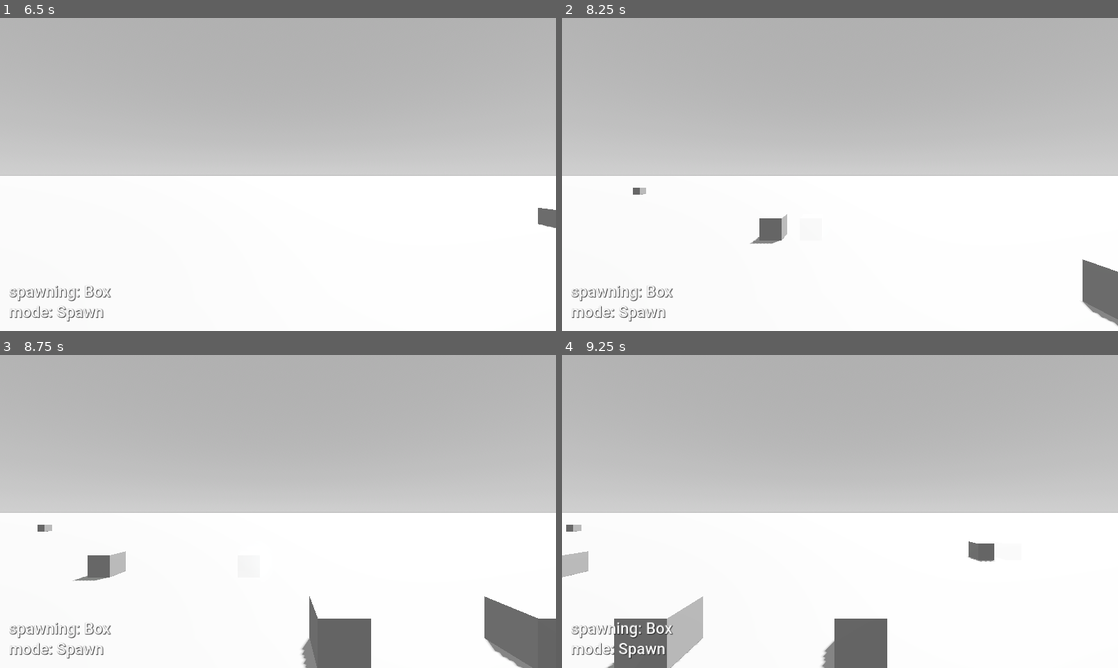
Above: before the commit, frames 1-4 (two rows, left to right).
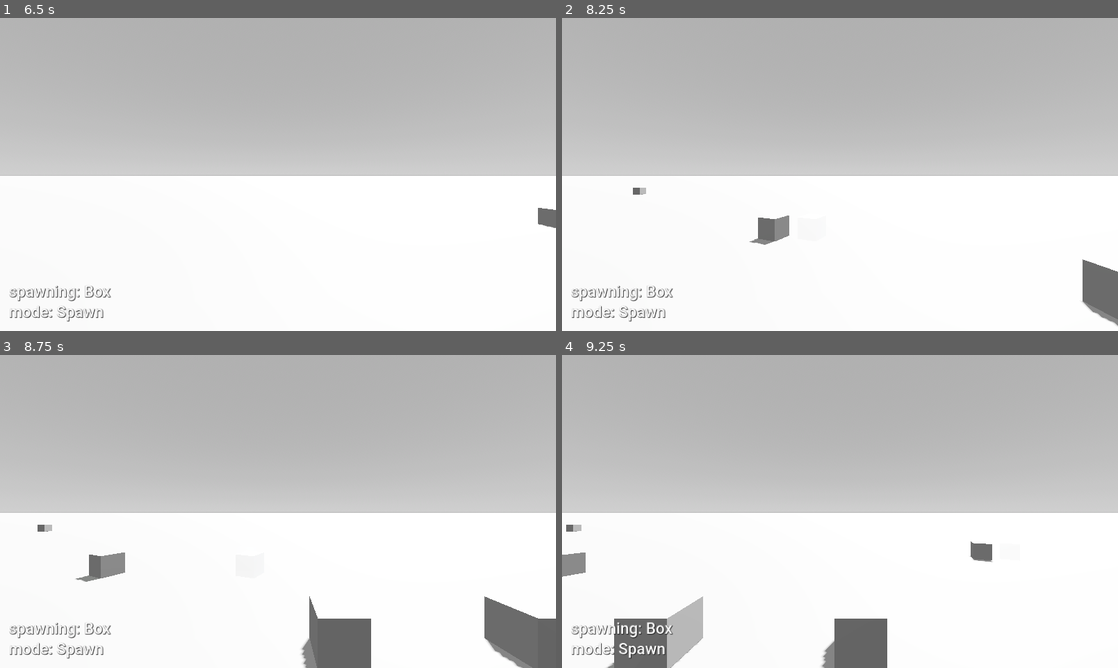
Above: after the commit, the same moments.

Repository: ktnlvr/table
Game: Godot game, scene res://scenes/base.tscn
The game is run twice, just before and just after one commit, with the same random seed, the same clock (stepped at 60 frames per second) and the same inputs.
Inputs (mouse positions are in pixels of both pictures, inside the frame that each line leads up to):
- Up to frame 1 (6.5 s): tap Enter (Toggle Lock Height) at 0.5, 3.5, 5 s; move the mouse to (250, 237) at 0.52 s; press the mouse at (250, 237) at 0.53 s; hold W (Forward) 0.53-1.25 s; release the mouse at (250, 237) at 1.25 s; click "Host" at 1.25 s; tap Space at 2, 4.25, 5.75 s; move the mouse to (444, 221) at 2.02 s; hold W (Forward) 2.03-2.75 s; tap Tab (Assets) at 2.1 s; click (444, 221) at 2.3 s; click (211, 77) at 2.77 s; move the mouse to (111, 127) at 3.52 s; hold Shift (Boost) 3.53-4.28 s; hold A (Left) 3.53-5.03 s; click (111, 127) at 3.8 s; move the mouse to (305, 174) at 4.27 s; tap Middle mouse button (Copy) at 4.35 s; click (305, 174) at 4.55 s; move the mouse to (194, 96) at 5.02 s; press the mouse at (194, 96) at 5.03 s; hold S (Back) 5.03-5.78 s; move the mouse to (400, 158) at 5.77 s; release the mouse at (400, 158) at 5.78 s; hold D (Right) from 5.78 s (still down); tap F (Freeze) at 5.85 s; click (400, 158) at 6.05 s
- Up to frame 2 (8.25 s): move the mouse to (728, 190) at 6.52 s; release D (Right) at 6.53 s; press the mouse at (728, 190) at 6.53 s; hold W (Forward) 6.53-7.28 s; tap Mouse wheel down (Gentle Down) at 6.6 s; move the mouse to (895, 105) at 7.27 s; release the mouse at (895, 105) at 7.28 s; hold D (Right) from 7.28 s (still down); tap Mouse wheel up (Gentle Up) at 7.35 s; click (895, 105) at 7.55 s; move the mouse to (812, 237) at 8.02 s; press the mouse at (812, 237) at 8.03 s; tap R (Reroll) at 8.1 s
- Up to frame 3 (8.75 s): keep holding D (Right)
- Up to frame 4 (9.25 s): keep holding D (Right); move the mouse to (1006, 558) at 8.77 s; release the mouse at (1006, 558) at 8.78 s; tap Ctrl (Toggle Freeze) at 8.85 s; click (1006, 558) at 9.05 s

Frame 1 is identical in both runs. In frame 2, 0.2% of the frame differs, in the area x 33-41%, y 62-73%; in frame 3, 0.4%; in frame 4, 0.4%, in the area x 0-78%, y 59-72%.

Commit message:
Allow cross-network instantiation

Diff:
--- a/data/miniatures/Box.tres
+++ b/data/miniatures/Box.tres
@@ -7,5 +7,7 @@
 [resource]
 script = ExtResource("1_ifjrw")
 display_name = "Box"
+id = &"box"
 _mesh = SubResource("BoxMesh_nkxo5")
 density = 1.0
+face_values = {}
--- a/data/miniatures/D6.tres
+++ b/data/miniatures/D6.tres
@@ -7,6 +7,7 @@
 [resource]
 script = ExtResource("1_q6cks")
 display_name = "d6"
+id = &"d6"
 _mesh = ExtResource("1_55yvj")
 material = ExtResource("2_22m10")
 density = 1.0
--- a/data/miniatures/Teapot.tres
+++ b/data/miniatures/Teapot.tres
@@ -11,6 +11,7 @@
 [resource]
 script = ExtResource("2_acbrf")
 display_name = "Utah Teapot"
+id = &"teapot"
 _mesh = ExtResource("1_q11ae")
 material = SubResource("StandardMaterial3D_oytmu")
 density = 1.0
--- a/scripts/controls/Controller.gd
+++ b/scripts/controls/Controller.gd
@@ -137,12 +137,12 @@
 	var preview_mesh = $"Spawn Preview/Preview Mesh"
 
 	preview.global_position = raycast['position']
+	spawn_rotation_deg += get_mouse_scroll() * dt * OBJECT_SPIN_SPEED_DEG_PER_S
+	preview.rotation_degrees.y = spawn_rotation_deg
+
 	if preview_mesh.mesh != active_miniature.mesh():
 		preview_mesh.mesh = active_miniature.mesh()
 		preview_mesh.position.y = active_miniature.vertical_support_height()
-
-		spawn_rotation_deg += get_mouse_scroll() * dt * OBJECT_SPIN_SPEED_DEG_PER_S
-		preview.rotation_degrees.y = spawn_rotation_deg
 
 		if active_miniature.material == null:
 			preview_mesh.material = SPAWN_OVERLAY_SHADER
@@ -152,7 +152,11 @@
 
 	if Input.is_action_just_pressed("Do"):
 		var at = raycast['position'] + Vector3.UP * active_miniature.vertical_support_height()
-		instantiate.rpc(preview_mesh.global_position, preview.rotation)
+		AssetDb.instantiate.rpc(
+			active_miniature.id,
+			preview_mesh.global_position,
+			preview.rotation
+		)
 
 func _process_mode(dt, raycast):
 	var lookup = {
@@ -290,11 +294,6 @@
 			if Input.is_action_just_pressed("Freeze"):
 				_handle_poke_freeze(target)
 
-@rpc("call_local")
-func instantiate(at: Vector3, rotation: Vector3):
-	var instance = active_miniature.instantiate(self, at)
-	instance.rotation = rotation
-
 func _switch_to_mode(new_mode):
 	$"Spawn Preview/Preview Mesh".mesh = null
 	mode = new_mode
@@ -350,9 +349,9 @@
 func _process(dt: float) -> void:
 	_reset_flags()
 	_display_ruler()
+	if not is_multiplayer_authority():
+		return
 	_toggle_asset_library()
-	if not is_multiplayer_authority():
-		return
 	if _is_asset_library_open():
 		return
 	_handle_mode_switching()
--- a/scripts/data/Miniature.gd
+++ b/scripts/data/Miniature.gd
@@ -1,6 +1,7 @@
 class_name Miniature extends Resource
 
 @export var display_name: String
+@export var id: StringName
 @export var _mesh: Mesh
 @export var material: Material
 @export var density: float = 1
--- a/scripts/misc/AssetDB.gd
+++ b/scripts/misc/AssetDB.gd
@@ -1,11 +1,23 @@
-extends Node
+extends Node3D
 
-var miniatures = []
+var miniatures: Dictionary = {}
+
+@onready var builtins = [
+	preload("res://data/miniatures/Box.tres"),
+	preload("res://data/miniatures/D6.tres"),
+	preload("res://data/miniatures/Teapot.tres")
+]
 
 func _load_builtins():
-	miniatures.append(preload("res://data/miniatures/Box.tres"))
-	miniatures.append(preload("res://data/miniatures/D6.tres"))
-	miniatures.append(preload("res://data/miniatures/Teapot.tres"))
+	for builtin in builtins:
+		miniatures[builtin.id] = builtin
 
 func _ready():
 	_load_builtins()
+
+@rpc("call_local", "any_peer")
+func instantiate(id: StringName, at: Vector3, rot: Vector3):
+	var miniature = miniatures.get(id)
+	assert(miniature != null)
+	var instance = miniature.instantiate(self, at)
+	instance.rotation = rot
--- a/scripts/ui/AssetLibrary.gd
+++ b/scripts/ui/AssetLibrary.gd
@@ -30,5 +30,5 @@
 	)
 
 func _ready() -> void:
-	for miniature in AssetDb.miniatures:
+	for miniature in AssetDb.miniatures.values():
 		_add_miniature(miniature)
